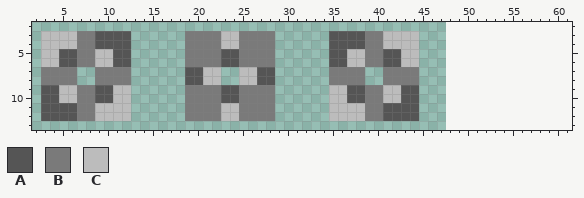
One commit to this pixel-art sprite: PixelInterface/Sprite/Cursor/Wait.png. The first picture shows the starting point.
The file is 48x16 pixels. Shown: x 2..61, y 2..13. The old version is drawn lined up with the new one, on the new canvas.
Palette (. is transparent): A #555555  B #7a7a7a  C #bcbcbc
Pixels before, first column x 3:
 3 CCCCBBAAAA......BBBBCCBBBB......AAAABBCCCC
 4 CCCCBBAAAA......BBBBCCBBBB......AAAABBCCCC
 5 CCAABBCCAA......BBBBAABBBB......AACCBBAACC
 6 CCAABBCCAA......BBBBAABBBB......AACCBBAACC
 7 BBBB..BBBB......AACC..CCAA......BBBB..BBBB
 8 BBBB..BBBB......AACC..CCAA......BBBB..BBBB
 9 AACCBBAACC......BBBBAABBBB......CCAABBCCAA
10 AACCBBAACC......BBBBAABBBB......CCAABBCCAA
11 AAAABBCCCC......BBBBCCBBBB......CCCCBBAAAA
12 AAAABBCCCC......BBBBCCBBBB......CCCCBBAAAA
The result:
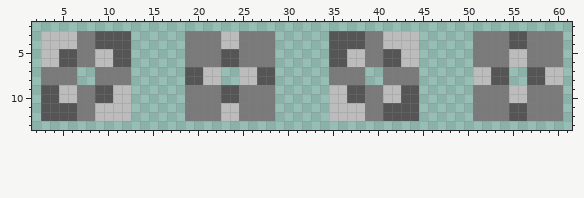
Difference:
{"change": "canvas 48x16 -> 64x16"}
{"y":3,"x":51,"old":"..........","new":"BBBBAABBBB"}
{"y":4,"x":51,"old":"..........","new":"BBBBAABBBB"}
{"y":5,"x":51,"old":"..........","new":"BBBBCCBBBB"}
{"y":6,"x":51,"old":"..........","new":"BBBBCCBBBB"}
{"y":7,"x":51,"old":"....","new":"CCAA"}
{"y":7,"x":57,"old":"....","new":"AACC"}
{"y":8,"x":51,"old":"....","new":"CCAA"}
{"y":8,"x":57,"old":"....","new":"AACC"}
{"y":9,"x":51,"old":"..........","new":"BBBBCCBBBB"}
{"y":10,"x":51,"old":"..........","new":"BBBBCCBBBB"}
{"y":11,"x":51,"old":"..........","new":"BBBBAABBBB"}
{"y":12,"x":51,"old":"..........","new":"BBBBAABBBB"}
